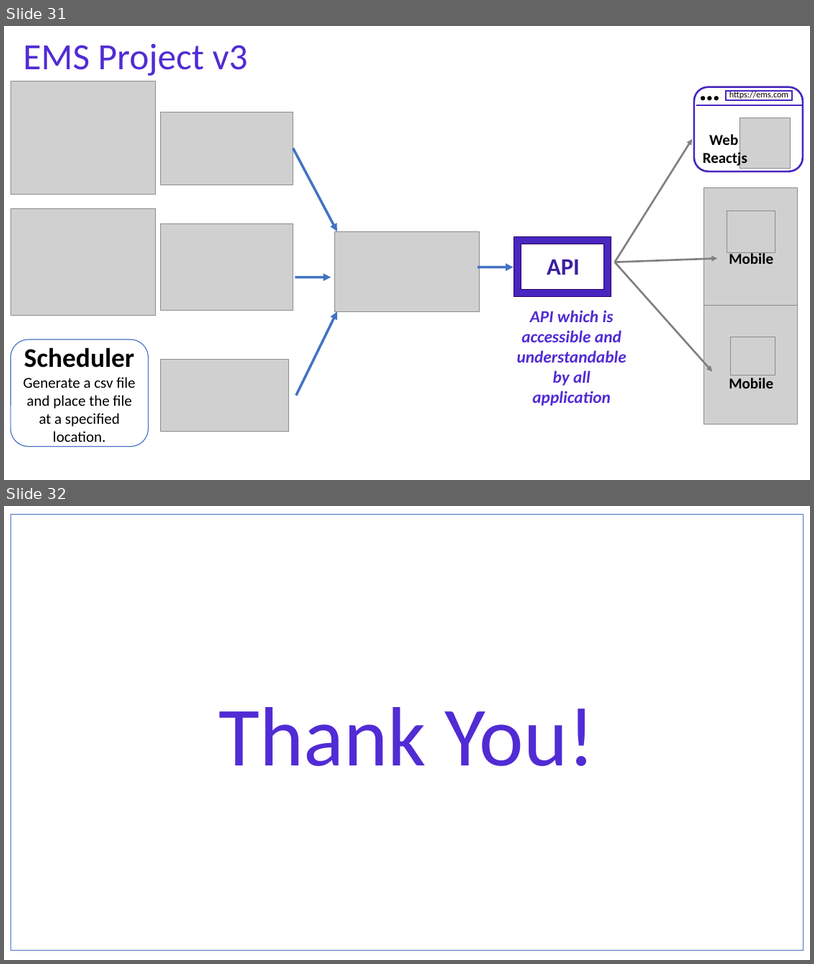
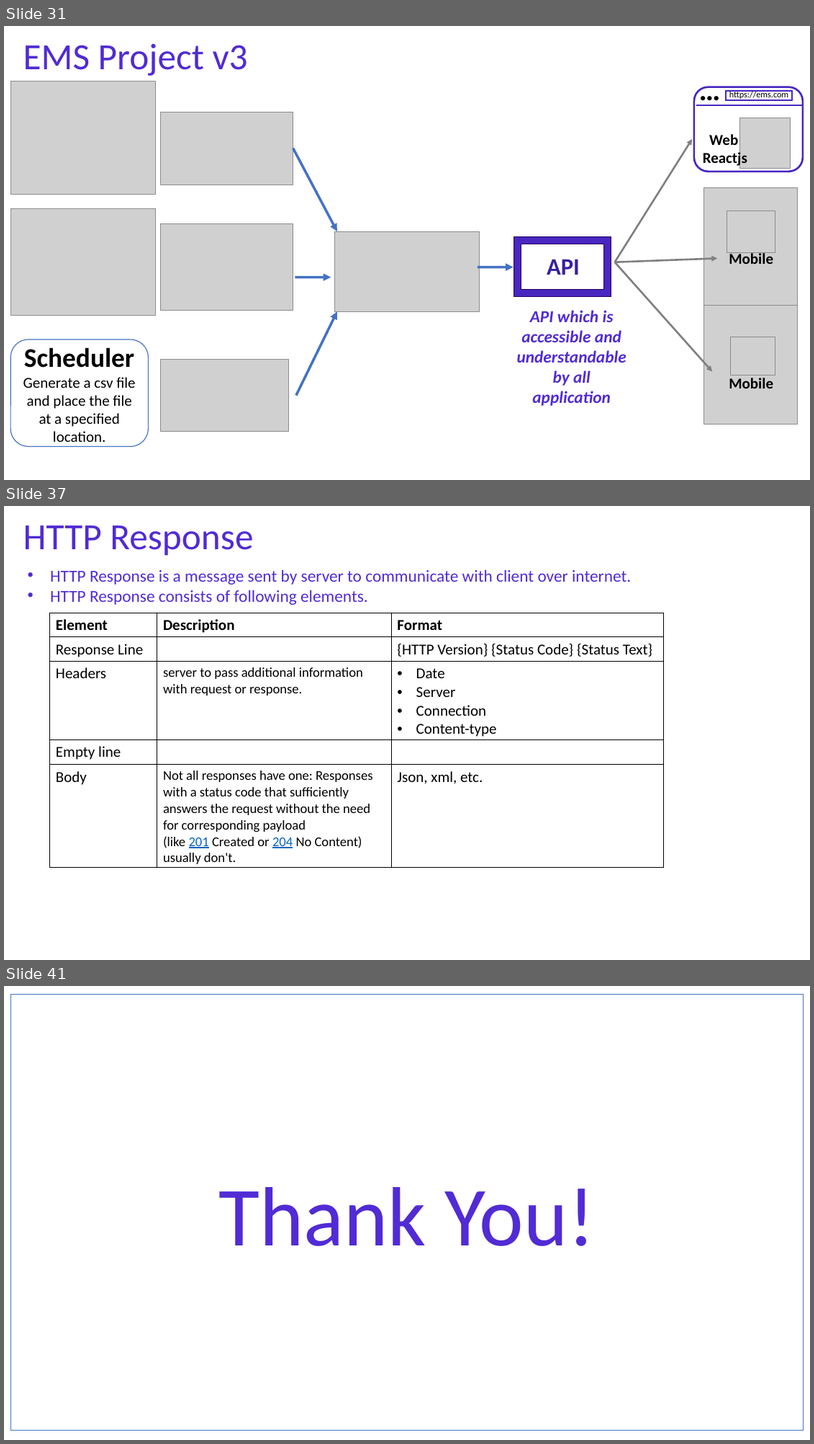
Before and after one commit to NaveenChittimalla/C-Sharp-Fundamentals, a slide deck: docs/C Sharp Programming Language - Fundaments.pptx. Shown one above the other, each under a label of ours: slides 31 and 32 before the commit, slides 31, 37 and 41 after it; the slides between them are not shown. The pictures are 814x964 and 814x1444 pixels, drawn with LibreOffice and Linux fonts; fonts in the diff are those of the drawing; grey boxes stand for pictures. Boxes give left, top, right and bottom in pixels: in the first picture for what was removed or moved away, otherwise in the second. Text is boxed around its words. In the diff, an @@ line names an element or a change of style, - is before the commit and + after.

Commit message:
web api content updated

```diff
--- a/docs/C Sharp Programming Language - Fundaments.pptx
+++ b/docs/C Sharp Programming Language - Fundaments.pptx
@@ slide 37 added at (x1=4, y1=506, x2=810, y2=960), background #FFFFFF @@
@@ text added at (x1=23, y1=525, x2=253, y2=556), 44 pt, text #512BD4 @@
+HTTP Response
@@ text added at (x1=50, y1=569, x2=631, y2=605), 20 pt, text #512BD4 @@
+• HTTP Response is a message sent by server to communicate with client over internet.
+• HTTP Response consists of following elements.
@@ table added at (x1=50, y1=613, x2=664, y2=867), 5 rows, 3 columns @@
+Element | Description | Format
+Response Line |  | {HTTP Version} {Status Code} {Status Text}
+Headers | server to pass additional information with request or response. | Date / Server / Connection / Content-type
+Empty line |  | 
+Body | Not all responses have one: Responses with a status code that sufficiently answers the request without the need for corresponding payload (like 201 Created or 204 No Content) usually don't. | Json, xml, etc.
@@ what was slide 32 is now slide 41 @@
```
Also in this commit, not shown: 1 slide changed, 8 other slides added, 1 other file.
